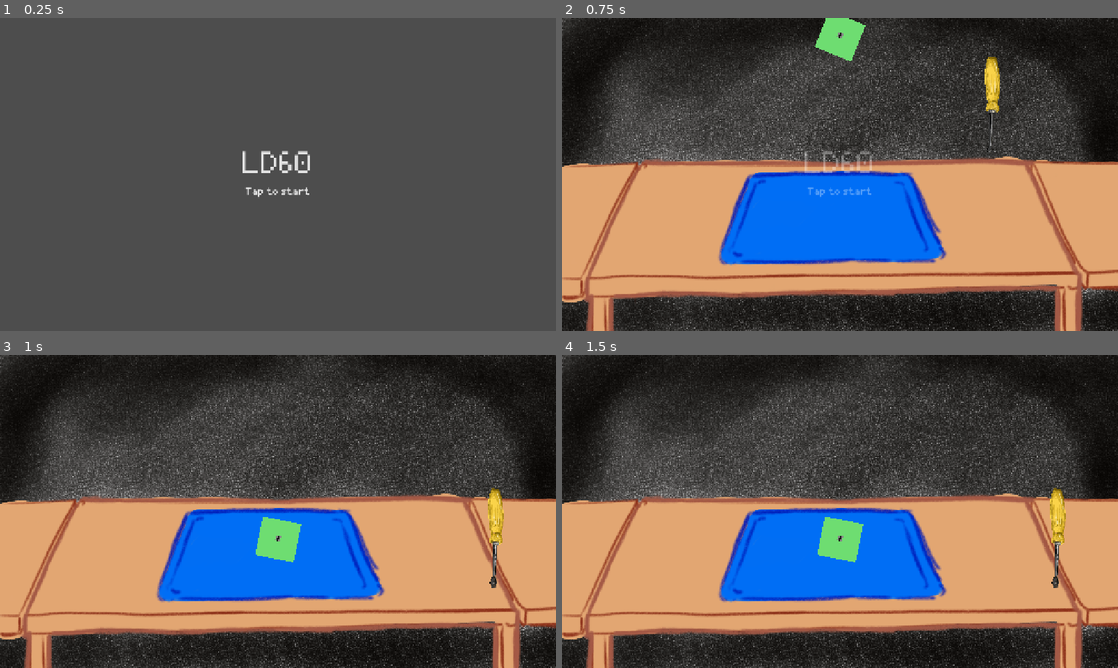
Above: before the commit, frames 1-4 (two rows, left to right).
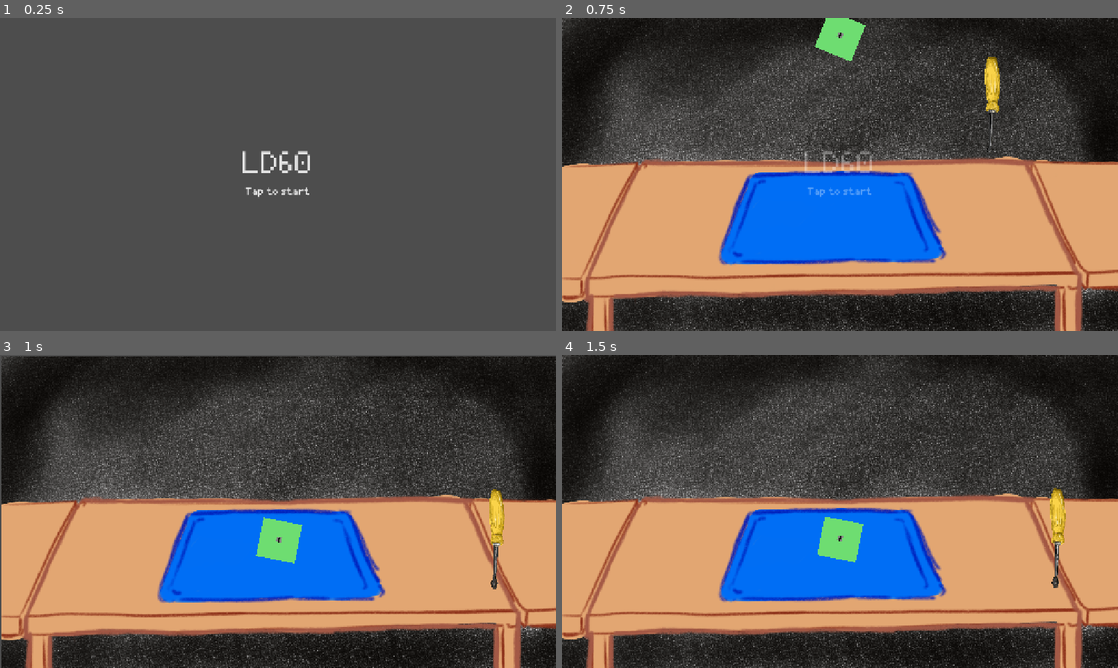
Above: after the commit, the same moments.

Repository: levilindsey/ld60
Game: Godot game, scene res://src/core/main.tscn
Same seed, same stepped clock (60 frames per second), same inputs: the game is played once before the commit and once after it.
Inputs (mouse positions are in pixels of both pictures, inside the frame that each line leads up to):
- Up to frame 1 (0.25 s): no input
- Up to frame 2 (0.75 s): tap Enter at 0.5 s; move the mouse to (962, 158) at 0.52 s; hold Right (move_right) from 0.53 s (still down); hold Space (ability) from 0.53 s (still down); click (962, 158) at 0.67 s
- Up to frame 3 (1 s): keep holding Right (move_right); keep holding Space (ability); tap Z (jump) at 0.77 s
- Up to frame 4 (1.5 s): release Right (move_right) at 1.25 s; release Space (ability) at 1.25 s; drag from (1056, 586) to (840, 539) at 1.27 s

Frames 1-2 are identical in both runs. In frame 3, 18% of the frame differs, in the area x 0-100%, y 0-100%; in frame 4, nothing differs.

Commit message:
Camera shake

Diff:
--- a/src/level/level.gd
+++ b/src/level/level.gd
@@ -103,6 +103,10 @@
 	item.tween_rotation(target_rotation, Tween.EASE_IN)
 	item.tween_position(target_position, Tween.EASE_IN)
 
+	await get_tree().create_timer(Repairable.POSITION_DURATION_SEC).timeout
+
+	%CameraShaker.shake_camera(7.0, 0.15)
+
 
 func get_tool_holder_position(type: Tool.Type) -> Vector2:
 	match type:
--- a/src/level/level.tscn
+++ b/src/level/level.tscn
@@ -15,6 +15,7 @@
 unique_name_in_owner = true
 
 [node name="CameraShaker" type="Node" parent="." unique_id=641136694 node_paths=PackedStringArray("camera")]
+unique_name_in_owner = true
 script = ExtResource("2_xv147")
 camera = NodePath("../Camera2D")
 metadata/_custom_type_script = "uid://3xax4i6teywv"
Not shown, added: assets/images/radio.png.import
